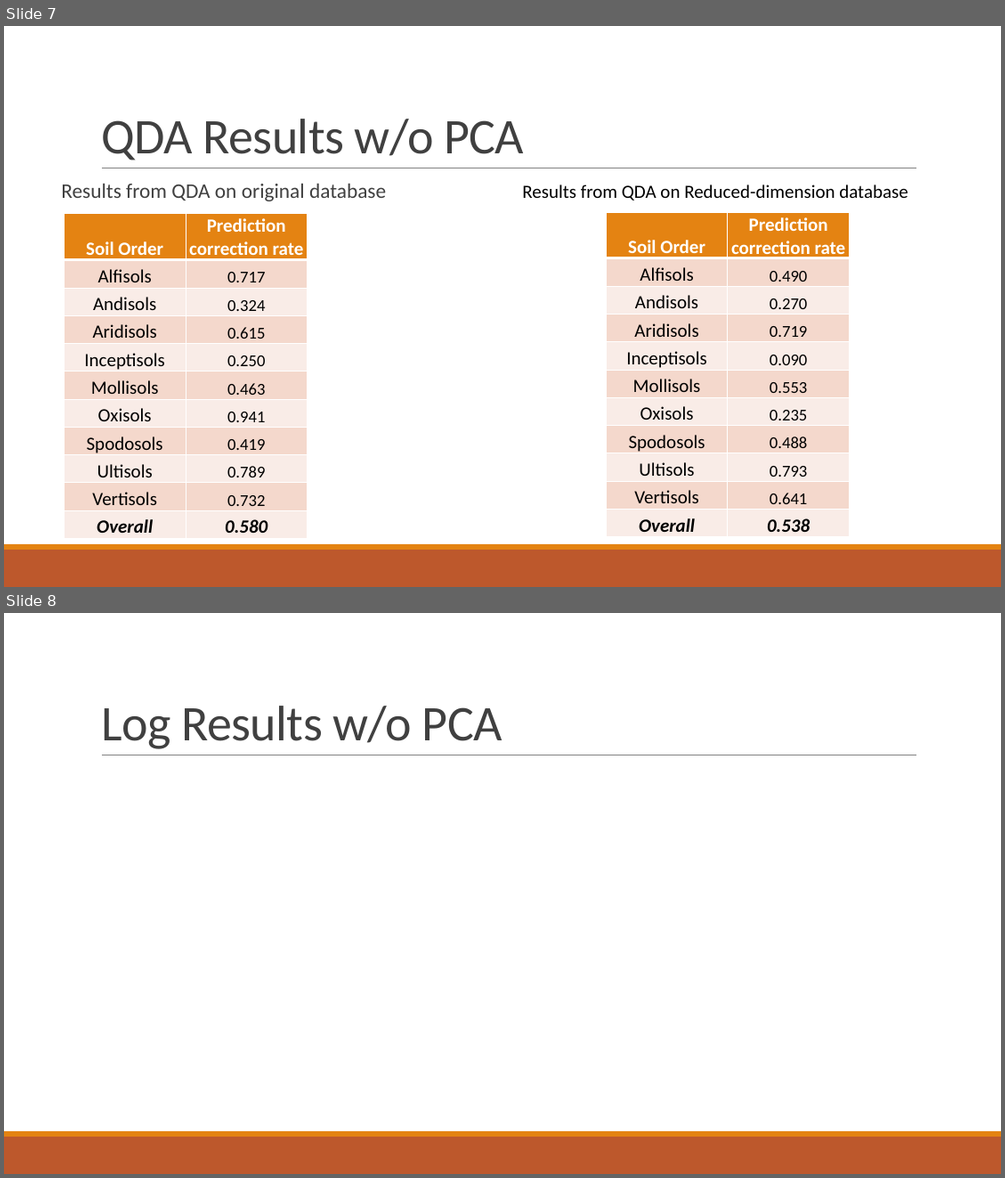
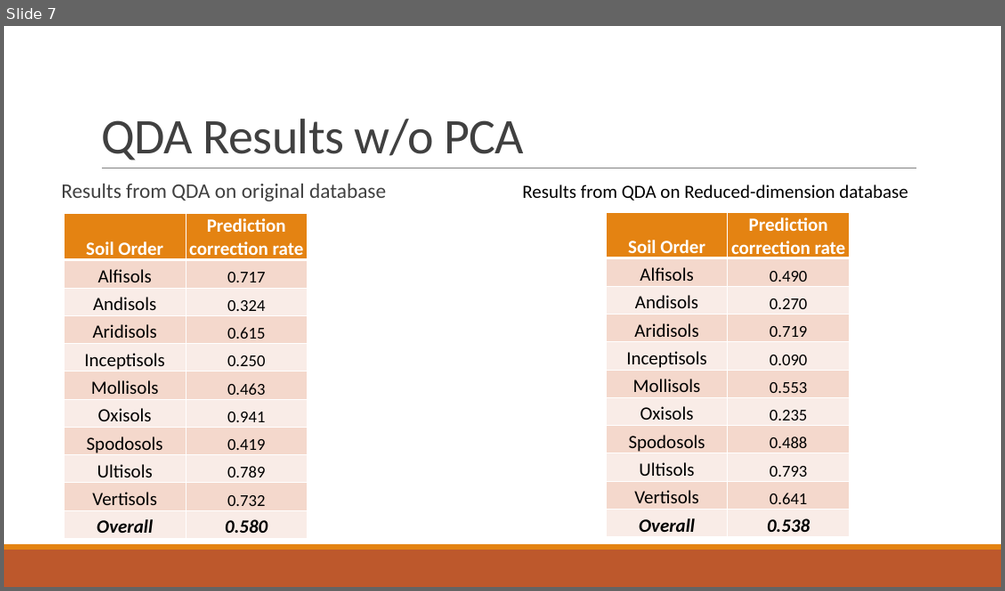
Before and after one commit to MLBartley/DataMiningCourse, a slide deck: Project1Slides.pptx. Shown one above the other, each under a label of ours: slides 7 and 8 before the commit, slide 7 after it. The pictures are 1005x1178 and 1005x591 pixels, drawn with LibreOffice and Linux fonts; fonts in the diff are those of the drawing. Boxes give left, top, right and bottom in pixels: in the first picture for what was removed or moved away, otherwise in the second. Text is boxed around its words. In the diff, an @@ line names an element or a change of style, - is before the commit and + after.

```diff
--- a/Project1Slides.pptx
+++ b/Project1Slides.pptx
@@ slide 8 removed at [4,613,1001,1174], background #FFFFFF; not listed: 3 template elements that a slide beside it also shows @@
@@ title removed at [101,706,502,749] @@
-Log Results w/o PCA
```
Also in this commit, not shown: 3 slides changed, 1 slide added.
